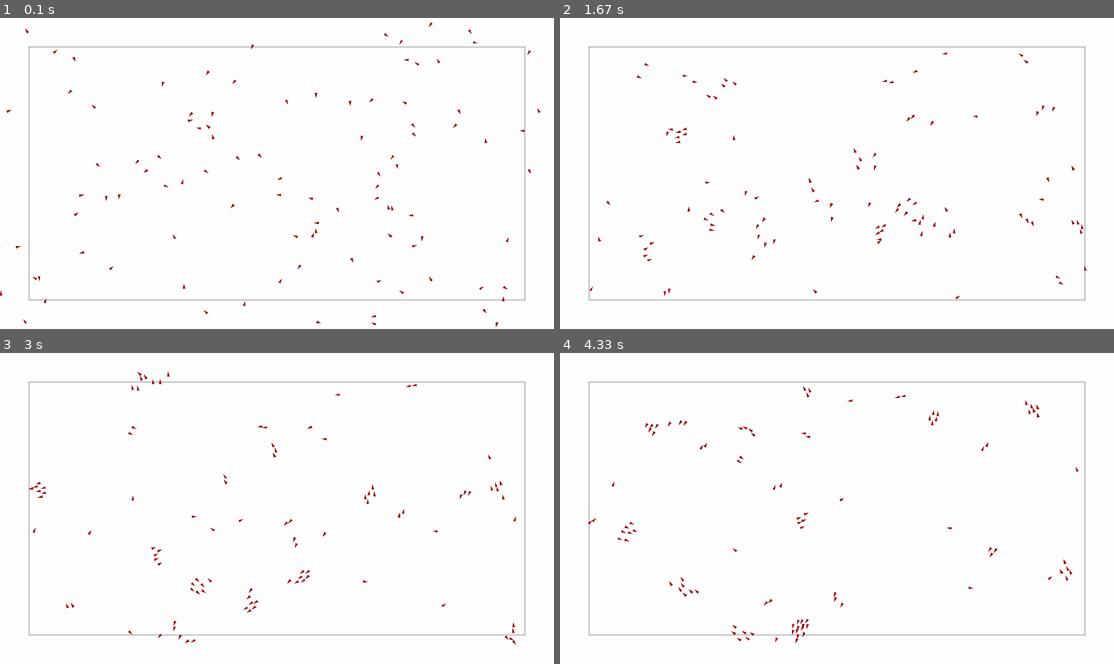
Above: before the commit, frames 1-4 (two rows, left to right).
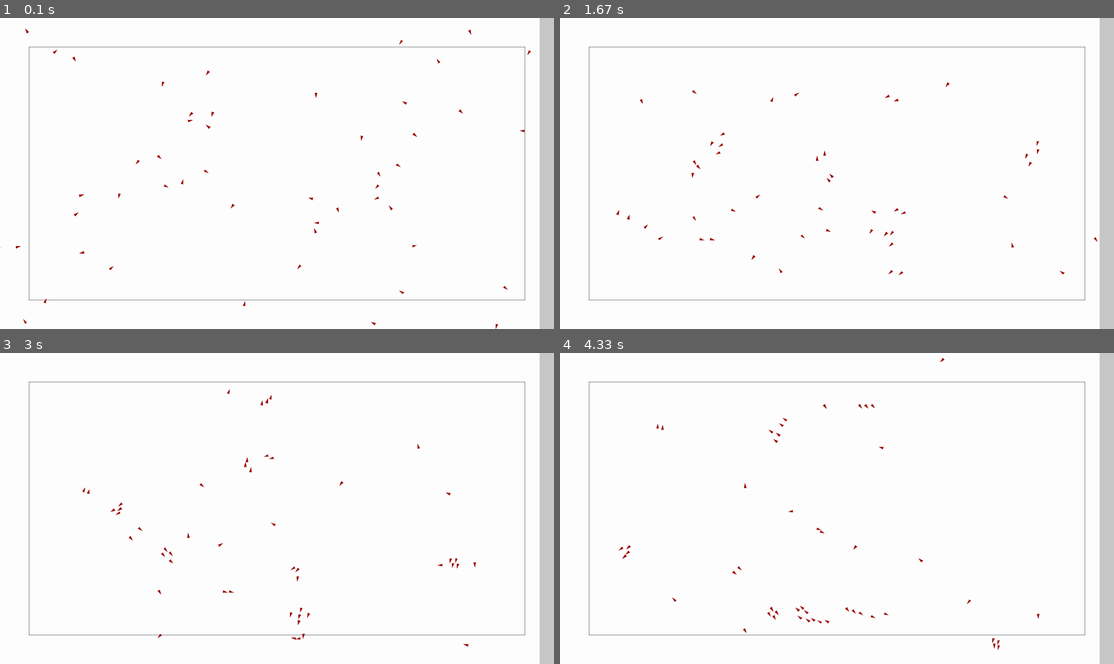
Above: after the commit, the same moments.

Repository: Peter-Vanderhyde/Boid-Simulation
Game: pygame game, started from main.py
Two runs of this game, one before a commit and one after it. Both use one fixed random seed, a clock stepped at 60 frames per second and the inputs below.
Inputs:
- Up to frame 1 (0.1 s): no input
- Up to frame 2 (1.67 s): tap Enter at 0.33, 0.67 s
- Up to frame 3 (3 s): no input
- Up to frame 4 (4.33 s): no input

The runs differ from the first frame. In frame 1, 2.9% of the frame differs, in the area x 0-100%, y 0-100%; in frame 2, 3.4%; in frame 3, 3.4%; in frame 4, 3.4%, in the area x 5-100%, y 0-100%.

Commit message:
Began adding a sidebar

Diff:
--- a/canvas.py
+++ b/canvas.py
@@ -1,26 +1,39 @@
 import pygame
 import sys
 from vector import Vector
+import gui
 
 class Canvas:
     """This class takes care of drawing the window, drawing the boids, and handling window events."""
 
-    def __init__(self, width, height, bg_color, show_circles=False):
+    def __init__(self, width, height, bg_color, settings):
         self.screen = pygame.display.set_mode((width, height), pygame.FULLSCREEN) # Create window
         self.bg_color = bg_color
         self.width = self.screen.get_width()
         self.height = self.screen.get_height()
-        self.show_circles = show_circles
+        margin = settings["margin"]
+        # Create rectangle area the boids will try to stay within
+        # ((corner_x, corner_y), (width, height))
+        self.active_area = ((margin, margin),
+                    (self.width - margin * 2, self.height - margin * 2))
+        self.settings = settings
+        self.sidebar = gui.Sidebar(self.screen, 50)
 
-    def draw_background(self, active_area):
+    def draw(self, boids):
+        self.draw_background()
+        self.draw_boids(boids)
+        self.sidebar.draw()
+
+    def draw_background(self):
         """Fills the screen with the background color and draws a square for the active area."""
 
         self.screen.fill(self.bg_color)
-        pygame.draw.rect(self.screen, (0, 0, 0), pygame.Rect(active_area[0], active_area[1]), 1)
+        pygame.draw.rect(self.screen, (0, 0, 0), pygame.Rect(self.active_area[0], self.active_area[1]), 1)
 
-    def draw_boids(self, boids, size):
+    def draw_boids(self, boids):
         """Draws the boid polygons."""
 
+        size = self.settings["boid size"]
         for boid in boids:
             if boid.velocity.length() == 0:
                 direction = Vector(0, 1)
@@ -37,7 +50,7 @@
                             point_3.values()]
             pygame.draw.polygon(self.screen, boid.color, boid_points)
 
-            if self.show_circles:
+            if self.settings["show circles"]:
                 # Show view range circles around the boids
                 pygame.draw.circle(self.screen, (150, 255, 150), boid.position.values(), boid.view_distance, 1)
                 pygame.draw.circle(self.screen, (255, 150, 150), boid.position.values(), boid.separation_distance, 1)
@@ -54,4 +67,4 @@
                     pygame.quit()
                     sys.exit()
                 elif event.key == pygame.K_RETURN:
-                    self.show_circles = not self.show_circles # Show view circles around boids
+                    self.settings["show circles"] = not self.settings["show circles"] # Show view circles around boids
--- /dev/null
+++ b/gui.py
@@ -0,0 +1,65 @@
+import pygame
+
+
+class Anchor:
+    def __init__(self, anchor_point_string, pos):
+        self.anchor_point_string = anchor_point_string
+        self.pos = pos
+
+    def move_rect(self, rect):
+        if self.anchor_point_string == "center":
+            rect.center = self.pos
+        elif self.anchor_point_string == "top left":
+            rect.topleft = self.pos
+        elif self.anchor_point_string == "top right":
+            rect.topright = self.pos
+        elif self.anchor_point_string == "bottom left":
+            rect.botleft = self.pos
+        elif self.anchor_point_string == "bottom right":
+            rect.botright = self.pos
+
+class Text:
+    def __init__(self, font_name, size, color, anchor=Anchor("top left", (0, 0))):
+        self.font_name = font_name
+        self.size = size
+        self.color = color
+        self.text = ""
+        self.font = pygame.font.SysFont(self.font_name, self.size)
+        self.surf = None
+        self.rect = None
+        self.anchor = anchor
+        self.create_surf()
+
+    def create_surf(self):
+        self.surf = self.font.render(self.text, False, self.color)
+        self.rect = self.surf.get_rect()
+        self.anchor.move_rect(self.rect)
+
+    def render(self, screen):
+        screen.blit(self.surf, self.rect)
+
+    def set_text(self, text):
+        self.text = text
+        self.create_surf()
+
+
+class Property:
+    def __init__(self, name, value, min_value, max_value):
+        self.name = name
+        self.value = value
+        self.min_value = min_value
+        self.max_value = max_value
+        self.text = None
+
+
+class Sidebar:
+    def __init__(self, screen, width):
+        self.screen = screen
+        self.s_width = screen.get_width()
+        self.s_height = screen.get_height()
+        self.width = width
+        self.properties = []
+
+    def draw(self):
+        width, height = self.screen.get_size()
+        pygame.draw.rect(self.screen, (200, 200, 200), (width - self.width, 0, self.width, height))
--- a/main.py
+++ b/main.py
@@ -16,7 +16,8 @@
     "avoid factor": 0.05,
     "turn factor": 0.2,
     "margin": 100,
-    "boid size": 8
+    "boid size": 8,
+    "show circles":False
 }
 
 def get_random_direction():
@@ -57,24 +58,18 @@
     FPS = 60
     clock = pygame.time.Clock() # Allows pygame to limit the fps
 
-    canvas = Canvas(width, height, bg_color=(255, 255, 255)) # Handles functions for drawing, and events
+    canvas = Canvas(width, height, (255, 255, 255), settings) # Handles functions for drawing, and events
 
     width, height = canvas.width, canvas.height
-    margin = settings["margin"]
-    # Create rectangle area the boids will try to stay within
-    # ((corner_x, corner_y), (width, height))
-    active_area = ((margin, margin),
-                   (width - margin * 2, height - margin * 2))
 
-    boids = create_boids(width, height, num_of_boids=100)
+    boids = create_boids(width, height, num_of_boids=50)
 
     while True:
         canvas.get_events() # Keypress events
 
-        simulation.simulate(boids, active_area, settings)
+        simulation.simulate(boids, canvas.active_area, settings)
 
-        canvas.draw_background(active_area)
-        canvas.draw_boids(boids, settings["boid size"])
+        canvas.draw(boids)
 
         pygame.display.update()
         clock.tick(FPS)
